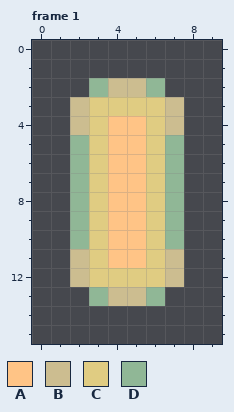
A pixel-art file gets an edit: assets/images/projectiles/PLAYERBULLET.ase. Above: the version before the commit.
10x16 pixels, 2 frames. Shown: frame 1. The commit also changed other frames, which this record leaves out.
Palette (. is transparent): A #ffc486  B #ccbd90  C #e0cc82  D #90b796
Pixels before, frame 1, first column x 2:
 2 .DBBD.
 3 BCCCCB
 4 BCAACB
 5 DCAACD
 6 DCAACD
 7 DCAACD
 8 DCAACD
 9 DCAACD
10 DCAACD
11 BCAACB
12 BCCCCB
13 .DBBD.
Once edited:
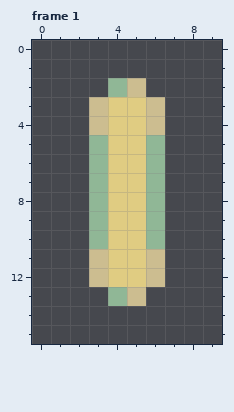
Changes in this commit:
Changed rows in their new state; - is an unchanged pixel.
Frame 1:
first column x 2:
 2 -.D-.-
 3 .B--B.
 4 .BCCB.
 5 .DCCD.
 6 .DCCD.
 7 .DCCD.
 8 .DCCD.
 9 .DCCD.
10 .DCCD.
11 .BCCB.
12 .B--B.
13 -.D-.-
Boxes around the changes in both pictures, in picture pixels (x1, y1, x2, y2):
changed: (70, 78, 184, 306)
